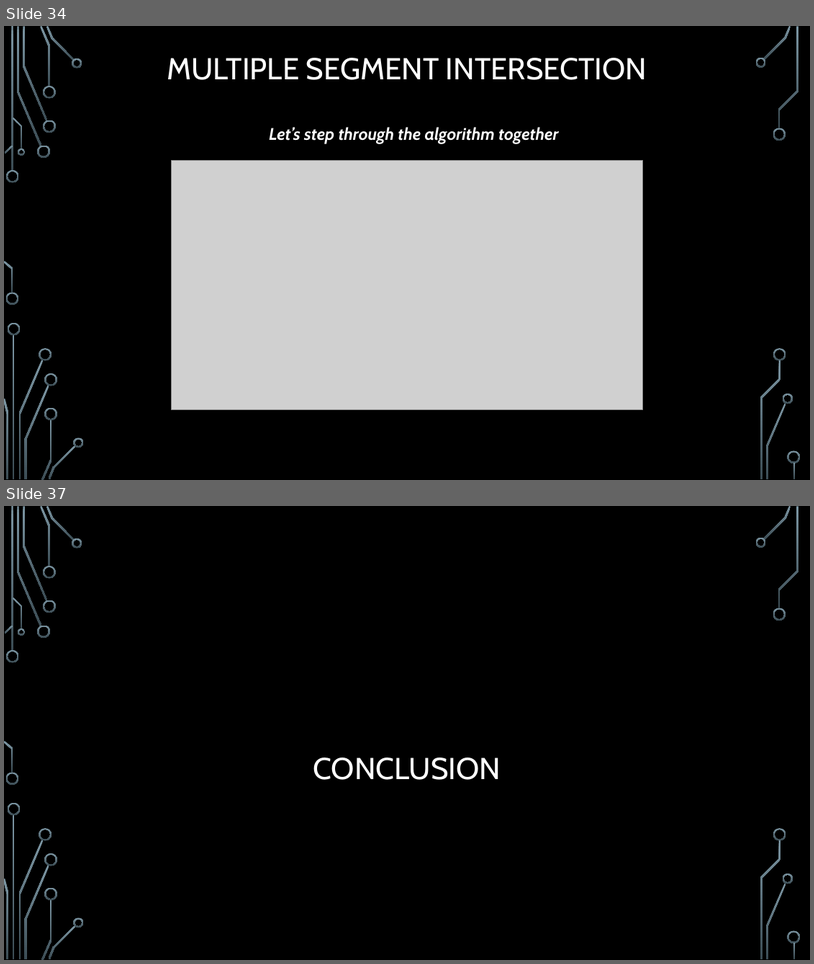
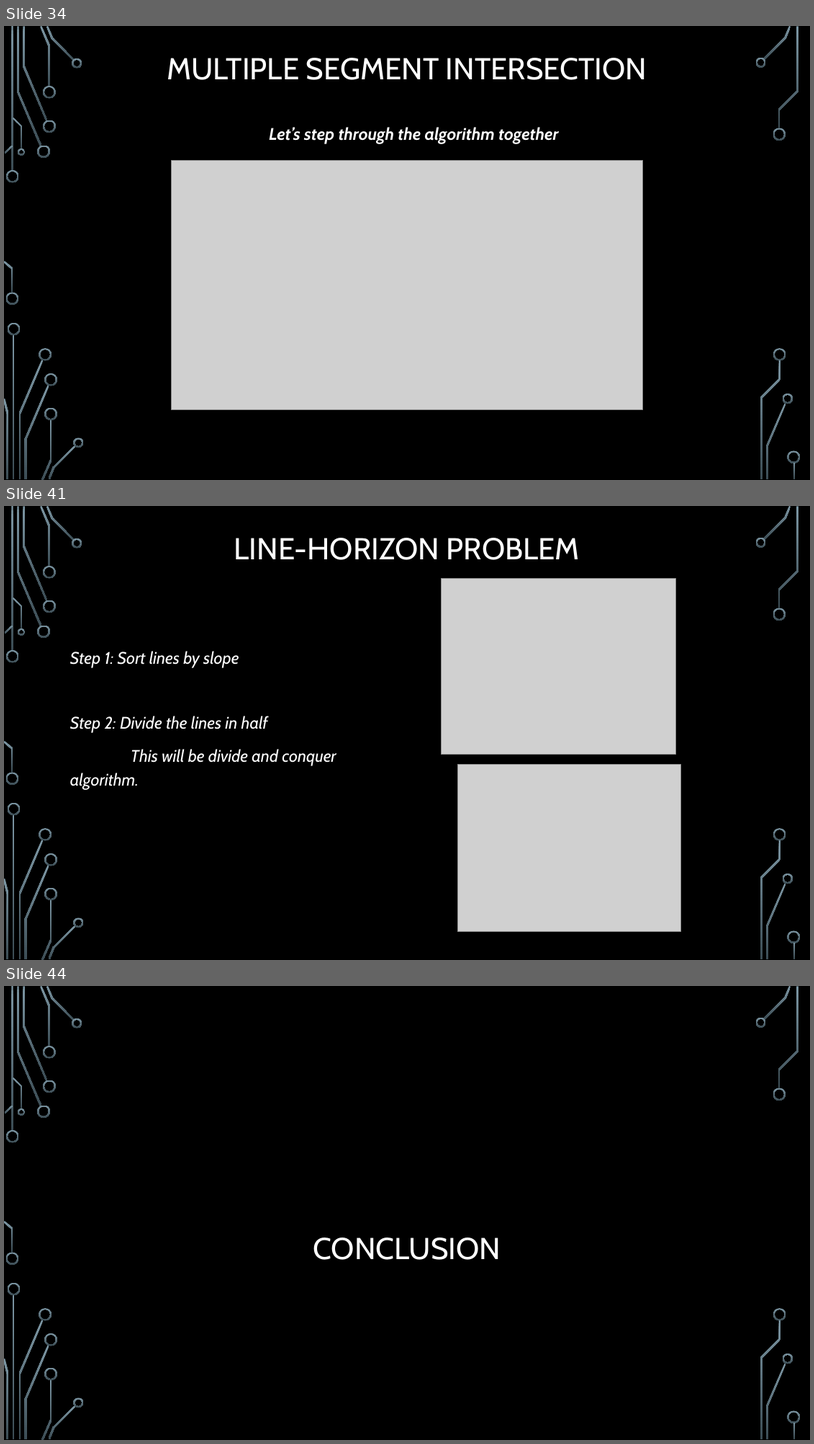
Before and after one commit to janiceeguo/advAlgo, a slide deck: slides/ComputationalGeom-part1-Intersections.pptx. Shown one above the other, each under a label of ours: slides 34 and 37 before the commit, slides 34, 41 and 44 after it; the slides between them are not shown. The pictures are 814x964 and 814x1444 pixels, drawn with LibreOffice and Linux fonts; fonts in the diff are those of the drawing; grey boxes stand for pictures; background and template pictures are left out. Boxes give left, top, right and bottom in pixels: in the first picture for what was removed or moved away, otherwise in the second. Text is boxed around its words. In the diff, an @@ line names an element or a change of style, - is before the commit and + after.

```diff
--- a/slides/ComputationalGeom-part1-Intersections.pptx
+++ b/slides/ComputationalGeom-part1-Intersections.pptx
@@ slide 41 added at [4, 506, 810, 960], background picture (left out); not listed: 36 template elements that a slide beside it also shows @@
@@ title added at [234, 538, 580, 560], 36 pt, text #FFFFFF @@
+LINE-HORIZON PROBLEM
@@ picture added at [441, 578, 676, 754] @@
@@ text added at [70, 651, 336, 790], 20 pt, text #FFFFFF, italic @@
+Step 1: Sort lines by slope
+Step 2: Divide the lines in half
+This will be divide and conquer algorithm.
@@ picture added at [458, 764, 682, 932] @@
@@ what was slide 37 is now slide 44 @@
```
Also in this commit, not shown: 2 slides changed, 8 other slides added, 1 slide removed, 2 other files.
